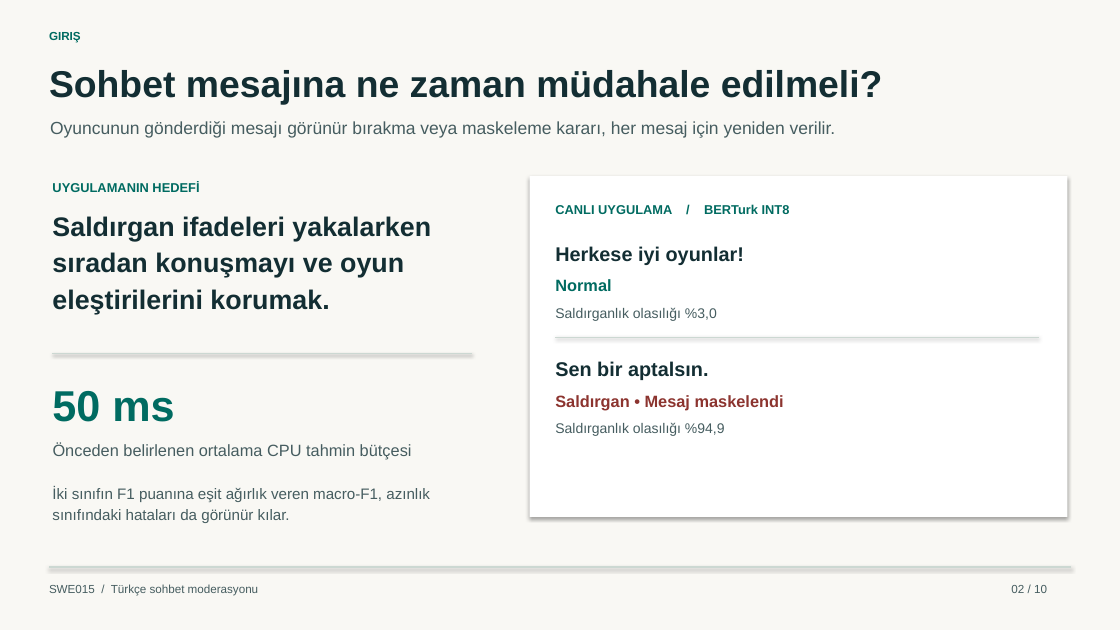
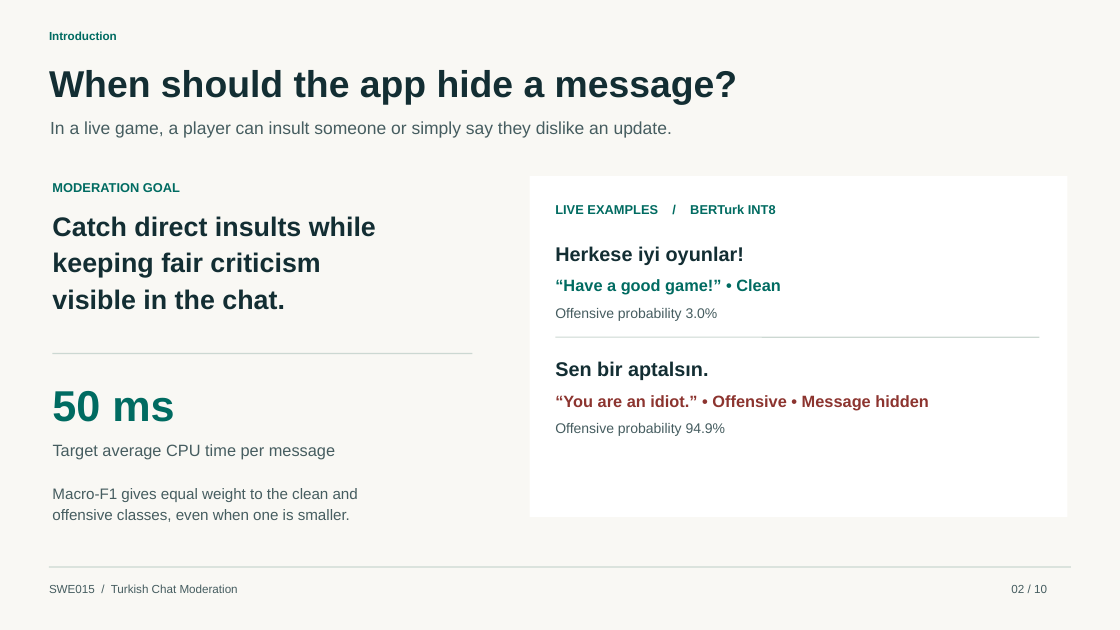
Before and after one commit to MuhammedSaidTosun/swe015-turkce-moderasyon, a slide deck: slide 2 of docs/SWE015_Turkce_Moderasyon_Sunum.pptx. Drawn at 1120x630 pixels with LibreOffice and Linux fonts; fonts in the diff are those of the drawing. Boxes give left, top, right and bottom in pixels: in the first picture for what was removed or moved away, otherwise in the second. Text is boxed around its words. In the diff, an @@ line names an element or a change of style, - is before the commit and + after.

Commit message:
Translate the moderation app and slides into English and add speaking scripts

```diff
--- a/docs/SWE015_Turkce_Moderasyon_Sunum.pptx
+++ b/docs/SWE015_Turkce_Moderasyon_Sunum.pptx
@@ rectangle at box(0, 0, 1120, 630): shadow off @@
@@ text at box(49, 31, 117, 40): text changed @@
-GIRIŞ
+Introduction
@@ text at box(49, 70, 738, 105): text changed @@
-Sohbet mesajına ne zaman müdahale edilmeli?
+When should the app hide a message?
@@ text at box(50, 121, 672, 138): text changed @@
-Oyuncunun gönderdiği mesajı görünür bırakma veya maskeleme kararı, her mesaj için yeniden verilir.
+In a live game, a player can insult someone or simply say they dislike an update.
@@ rectangle at box(530, 176, 1068, 518): shadow off @@
@@ text at box(52, 183, 180, 192): text changed @@
-UYGULAMANIN HEDEFİ
+MODERATION GOAL
@@ text at box(555, 204, 776, 214): text changed @@
-CANLI UYGULAMA / BERTurk INT8
+LIVE EXAMPLES / BERTurk INT8
@@ text at box(52, 216, 376, 237): text changed @@
-Saldırgan ifadeleri yakalarken
+Catch direct insults while
@@ text at box(52, 252, 320, 278): text changed @@
-sıradan konuşmayı ve oyun
+keeping fair criticism
@@ text at box(52, 289, 285, 310): text changed @@
-eleştirilerini korumak.
+visible in the chat.
@@ text at box(555, 279, 781, 295): text changed @@
-Normal
+“Have a good game!” • Clean
@@ text at box(555, 308, 718, 321): text changed @@
-Saldırganlık olasılığı %3,0
+Offensive probability 3.0%
@@ text at box(555, 395, 929, 410): text changed @@
-Saldırgan • Mesaj maskelendi
+“You are an idiot.” • Offensive • Message hidden
@@ text at box(53, 444, 335, 459): text changed @@
-Önceden belirlenen ortalama CPU tahmin bütçesi
+Target average CPU time per message
@@ text at box(555, 423, 726, 436): text changed @@
-Saldırganlık olasılığı %94,9
+Offensive probability 94.9%
@@ text at box(52, 488, 358, 502): text changed @@
-İki sınıfın F1 puanına eşit ağırlık veren macro-F1, azınlık
+Macro-F1 gives equal weight to the clean and
@@ text at box(52, 509, 350, 522): text changed @@
-sınıfındaki hataları da görünür kılar.
+offensive classes, even when one is smaller.
@@ text at box(49, 584, 238, 593): text changed @@
-SWE015 / Türkçe sohbet moderasyonu
+SWE015 / Turkish Chat Moderation
```
Also in this commit, not shown: 8 other slides changed, 1 slide added, 1 slide removed, 5 other files.
